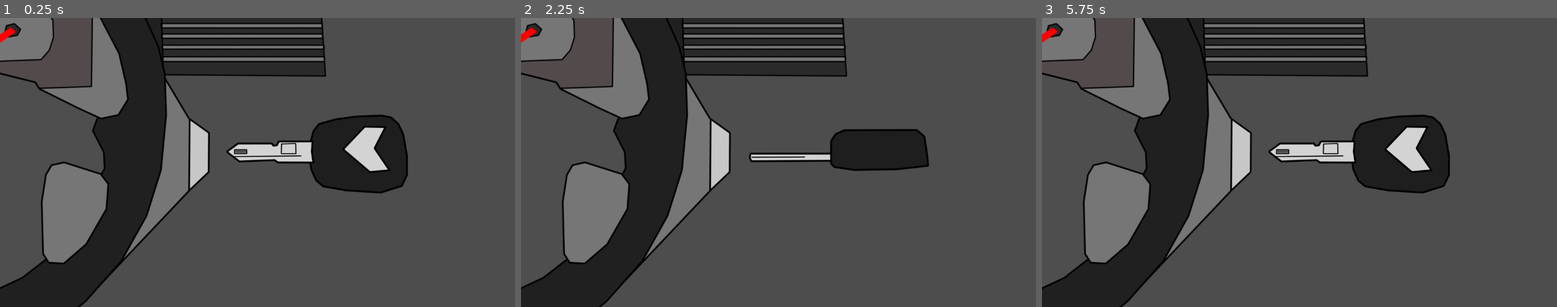
Above: before the commit, frames 1-3 (left to right).
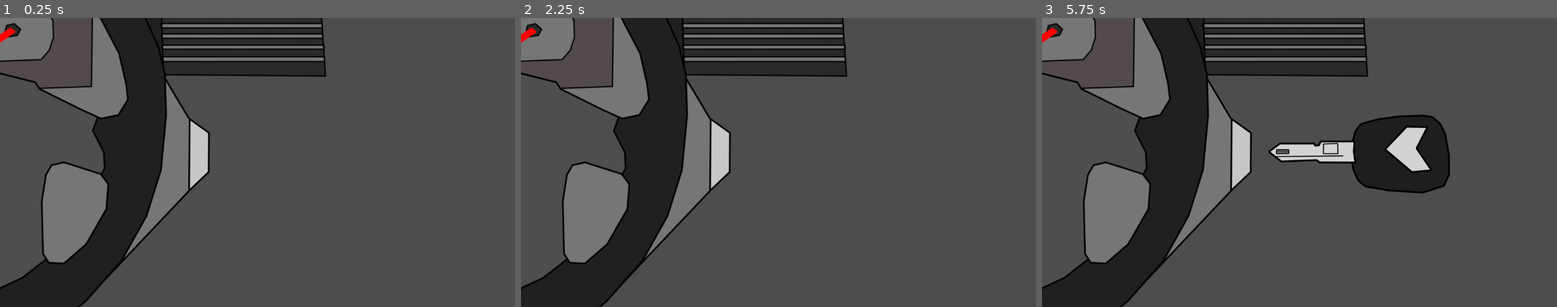
Above: after the commit, the same moments.

Repository: Sammouille/nodja
Game: Godot game, scene res://scripts_et_scenes/mini-jeux/demarrer_voiture/mj_demarrer_voiture.tscn
Same seed, same stepped clock (60 frames per second), same inputs: the game is played once before the commit and once after it. The project has no main scene, so this scene is started directly.
Inputs (mouse positions are in pixels of both pictures, inside the frame that each line leads up to):
- Up to frame 1 (0.25 s): no input
- Up to frame 2 (2.25 s): tap Enter at 0.5, 2 s; move the mouse to (891, 148) at 0.52 s; right-click (891, 148) at 0.6 s; click (891, 148) at 0.67 s; tap Space (saut) at 0.77, 1.25 s; drag from (675, 176) to (752, 220) at 1.27 s; move the mouse to (830, 98) at 2.02 s; right-click (830, 98) at 2.1 s; click (830, 98) at 2.17 s
- Up to frame 3 (5.75 s): tap Space (saut) at 2.75, 3.77, 5 s; drag from (1273, 220) to (1145, 119) at 2.77 s; tap Enter at 3.5 s; move the mouse to (1454, 205) at 3.52 s; hold A (gauche) 3.53-4.25 s; click (1454, 205) at 3.6 s; right-click (1454, 205) at 3.8 s; tap F1 (debug_1, bound only after the commit) at 4.15 s; drag from (1145, 119) to (1222, 90) at 4.27 s; move the mouse to (1325, 162) at 5.02 s; hold A (gauche) from 5.03 s (still down); right-click (1325, 162) at 5.1 s; click (1325, 162) at 5.17 s; tap F2 (debug_2, bound only after the commit) at 5.65 s

The runs differ from the first frame. In frame 1, 5.6% of the frame differs, in the area x 43-80%, y 33-61%; in frame 2, 3.1%; in frame 3, nothing differs.

Commit message:
MiniJeu Demarrage de voiture finalisé + commentaires

Diff:
--- a/project.godot
+++ b/project.godot
@@ -64,3 +64,13 @@
 "events": [Object(InputEventMouseButton,"resource_local_to_scene":false,"resource_name":"","device":-1,"window_id":0,"a …(253 unchanged characters)…
 ]
 }
+debug_1={
+"deadzone": 0.2,
+"events": [Object(InputEventKey,"resource_local_to_scene":false,"resource_name":"","device":-1,"window_id":0,"alt_pressed":false,"shift_pressed":false,"ctrl_pressed":false,"meta_pressed":false,"pressed":false,"keycode":0,"physical_keycode":0,"key_label":4194332,"unicode":0,"location":0,"echo":false,"script":null)
+]
+}
+debug_2={
+"deadzone": 0.2,
+"events": [Object(InputEventKey,"resource_local_to_scene":false,"resource_name":"","device":-1,"window_id":0,"alt_pressed":false,"shift_pressed":false,"ctrl_pressed":false,"meta_pressed":false,"pressed":false,"keycode":0,"physical_keycode":0,"key_label":4194333,"unicode":0,"location":0,"echo":false,"script":null)
+]
+}
--- a/scripts_et_scenes/mini-jeux/affiche/droite.gd
+++ b/scripts_et_scenes/mini-jeux/affiche/droite.gd
@@ -1,30 +1,43 @@
 extends TextureRect
 
+#Variable qui permet de savoir si la souris survole la partie droite de l'affiche.
 var is_mouse_in : bool = false
 
+#Position actuelle de la souris pendant le drag.
 var mouse_drag_pos : Vector2 = Vector2(0.0, 0.0)
 
+
 func _input(event: InputEvent) -> void:
+	#Vérifie l'input de drag.
 	if Input.is_action_just_pressed("clique_gauche"):
+		#Est-ce que la souris est sur l'affiche.
 		if is_mouse_in:
+			#Sauvegarde alors la position de la souris ce qui évite un décalage de position pour la suite.
 			mouse_drag_pos = get_viewport().get_mouse_position()
 			#print(mouse_drag_pos)
 
+	#Si la souris drag l'affiche et qu'elle bouge, alors l'affiche bouge aussi.
 	if is_mouse_in and Input.is_action_pressed("clique_gauche") and event is InputEventMouseMotion:
+		#Récup de la position de la souris sur l'écran.
 		var temp_current_mouse_pos = get_viewport().get_mouse_position()
+		#On calcule la différence de position entre celle actuelle et la dernière enregistrée.
 		var temp_x = ( abs(mouse_drag_pos.x) - abs(temp_current_mouse_pos.x) ) * (  abs(temp_current_mouse_pos.x) / temp_current_mouse_pos.x )
 		var temp_y = ( abs(mouse_drag_pos.y) - abs(temp_current_mouse_pos.y) ) * (  abs(temp_current_mouse_pos.y) / temp_current_mouse_pos.y )
+		#On enregistre l'actuelle.
 		mouse_drag_pos = temp_current_mouse_pos
 
+		#On déplace l'affiche.
 		position.x += temp_x *-1
 		position.y += temp_y *-1
 
 
+#Est appelé quand la souris survole l'affiche.
 func _on_mouse_entered() -> void:
 	#print("mouse in")
 	is_mouse_in = true
 
 
+#Est appelé quand la souris ne survole plus l'affiche.
 func _on_mouse_exited() -> void:
 	#print("mouse out")
 	is_mouse_in = false
--- a/scripts_et_scenes/mini-jeux/demarrer_voiture/cle.gd
+++ b/scripts_et_scenes/mini-jeux/demarrer_voiture/cle.gd
@@ -3,50 +3,80 @@
 @onready var png_cle = preload("res://ressource/mj_demarrer_voiture/cle_voiture.png")
 @onready var png_cle_tournee = preload("res://ressource/mj_demarrer_voiture/cle_voiture_tournee.png")
 
+#Timer qui permet de réinitialiser la position de la clé
 @onready var TimerCle = $TimerCle
 
+#Limites de position du drag de la clé. "PosPourTourner" étant aussi la position pour gagner le mini jeu.
 @export var PosPourTourner : Control
 @export var PosMax : Control
 
+#Variables qui permet de savoir facilement où est la souris.
 var is_mouse_in : bool = false
+var is_on_good_pos : bool = false
 
+#Position actuelle de la souris pendant le drag.
 var mouse_drag_pos : Vector2 = Vector2(0.0, 0.0)
+#Position de début de la clé.
 var original_pos : Vector2 = Vector2(0.0, 0.0)
 
 
 func _ready() -> void:
+	#Sauvegarde de la position de début de la clé.
 	original_pos = global_position
 
 
 func _input(event: InputEvent) -> void:
+	#Le clique_droit permet de tourner la clé. Si elle est bien positionnée et que le scotch est présent dans la scène, le mini jeu est gagné. Sinon, le timer pour réinitialisé la clé est lancé.
 	if Input.is_action_just_pressed("clique_droit"):
 		texture = png_cle_tournee
-		TimerCle.start()
+		if is_on_good_pos and get_parent().has_scotch:
+			print("voiture demarre")
+		else:
+			TimerCle.start()
 
+	#Vérifie l'input de drag.
 	if Input.is_action_just_pressed("clique_gauche"):
+		#Est-ce que la souris est sur la clé.
 		if is_mouse_in:
+			#Sauvegarde alors la position de la souris ce qui évite un décalage de position pour la suite.
 			mouse_drag_pos = get_viewport().get_mouse_position()
 			#print(mouse_drag_pos)
 
+	#Si la souris drag la clé et qu'elle bouge, alors la clé bouge aussi.
 	if is_mouse_in and Input.is_action_pressed("clique_gauche") and event is InputEventMouseMotion:
+		#Récup de la position de la souris sur l'écran.
 		var temp_current_mouse_pos = get_viewport().get_mouse_position()
+		#On calcule la différence de position entre celle actuelle et la dernière enregistrée.
 		var temp_x = ( abs(mouse_drag_pos.x) - abs(temp_current_mouse_pos.x) ) * (  abs(temp_current_mouse_pos.x) / temp_current_mouse_pos.x )
+		#On enregistre l'actuelle.
 		mouse_drag_pos = temp_current_mouse_pos
 
-		if position.x + temp_x *-1 > PosPourTourner.global_position.x and position.x + temp_x *-1 < PosMax.global_position.x:
+		#Si la clé n'a pas atteint les limites de positionnement, alors elle peut encore bouger.
+		if position.x + temp_x *-1 > PosPourTourner.position.x and position.x + temp_x *-1 < PosMax.position.x:
 			position.x += temp_x *-1
+			#Si la clé est sur la bonne position ou pas, on l'enregistre. Marge de 20 unités.
+			if position.x <= PosPourTourner.position.x + 20:
+				if !is_on_good_pos:
+					is_on_good_pos = true
+			else:
+				if is_on_good_pos:
+					is_on_good_pos = false
 
 
+#Est appelé quand la souris survole la clé.
 func _on_mouse_entered() -> void:
 	#print("mouse in")
 	is_mouse_in = true
 
 
+#Est appelé quand la souris ne survole plus la clé.
 func _on_mouse_exited() -> void:
 	#print("mouse out")
 	is_mouse_in = false
 
 
+#Est appelé à la fin du timer de réinitialisation.
 func _on_timer_cle_timeout() -> void:
 	texture = png_cle
 	global_position = original_pos
+	is_on_good_pos = false
--- /dev/null
+++ b/scripts_et_scenes/mini-jeux/demarrer_voiture/mj_demarrer_voiture.gd
@@ -0,0 +1,40 @@
+extends Control
+
+@export var has_scotch : bool = false
+@export var has_key : bool = true
+
+@onready var Scotch = $Scotch
+@onready var Cle = $Cle
+
+
+func _ready() -> void:
+	if has_scotch:
+		Scotch.visible = true
+	else:
+		Scotch.visible = false
+
+	if has_key:
+		Cle.visible = true
+	else:
+		Cle.visible = false
+
+
+func _input(event: InputEvent) -> void:
+	#touche de debug (F1 F2) pour ajouter les éléments comme si ils venaient de l'inventaire
+	#Le scotch n'est ajouté que si la clé est bien positionnée.
+	if Input.is_action_just_pressed("debug_1") and Cle.is_on_good_pos:
+		put_scotch()
+	if Input.is_action_just_pressed("debug_2"):
+		put_key()
+
+
+#ajoute le scotch à la scène
+func put_scotch() -> void:
+	has_scotch = true
+	Scotch.visible = true
+
+
+#ajoute les clés à la scène
+func put_key() -> void:
+	has_key = true
+	Cle.visible = true
--- a/scripts_et_scenes/mini-jeux/demarrer_voiture/mj_demarrer_voiture.tscn
+++ b/scripts_et_scenes/mini-jeux/demarrer_voiture/mj_demarrer_voiture.tscn
@@ -1,6 +1,7 @@
 [gd_scene format=3 uid="uid://cksqulq2tmghd"]
 
 [ext_resource type="Texture2D" uid="uid://ce0nwxm2r7mcn" path="res://ressource/mj_demarrer_voiture/cle_voiture.png" id="1_d1fk5"]
+[ext_resource type="Script" uid="uid://cpcd7o44vn77a" path="res://scripts_et_scenes/mini-jeux/demarrer_voiture/mj_demarrer_voiture.gd" id="1_vdvoi"]
 [ext_resource type="Texture2D" uid="uid://bcttvrn2sowgs" path="res://ressource/mj_demarrer_voiture/volant_serrure.png" id="2_yicsp"]
 [ext_resource type="Texture2D" uid="uid://brutclvbac64d" path="res://ressource/mj_demarrer_voiture/scotch.png" id="3_vdvoi"]
 [ext_resource type="Script" uid="uid://7wyw2v8scrg6" path="res://scripts_et_scenes/mini-jeux/demarrer_voiture/cle.gd" id="3_yicsp"]
@@ -12,17 +13,8 @@
 anchor_bottom = 1.0
 grow_horizontal = 2
 grow_vertical = 2
-
-[node name="VolantSerrure" type="TextureRect" parent="." unique_id=1488782941]
-layout_mode = 1
-anchors_preset = 15
-anchor_right = 1.0
-anchor_bottom = 1.0
-grow_horizontal = 2
-grow_vertical = 2
-texture = ExtResource("2_yicsp")
-expand_mode = 2
-metadata/_edit_lock_ = true
+script = ExtResource("1_vdvoi")
+has_key = false
 
 [node name="PosPourTourner" type="Control" parent="." unique_id=1142383083]
 anchors_preset = 0
@@ -53,6 +45,18 @@
 wait_time = 0.2
 one_shot = true
 
+[node name="VolantSerrure" type="TextureRect" parent="." unique_id=1488782941]
+layout_mode = 1
+anchors_preset = 15
+anchor_right = 1.0
+anchor_bottom = 1.0
+grow_horizontal = 2
+grow_vertical = 2
+mouse_filter = 2
+texture = ExtResource("2_yicsp")
+expand_mode = 2
+metadata/_edit_lock_ = true
+
 [node name="Scotch" type="TextureRect" parent="." unique_id=2128218286]
 visible = false
 layout_mode = 1
@@ -61,8 +65,10 @@
 anchor_bottom = 1.0
 grow_horizontal = 2
 grow_vertical = 2
+mouse_filter = 2
 texture = ExtResource("3_vdvoi")
 expand_mode = 2
+metadata/_edit_lock_ = true
 
 [connection signal="mouse_entered" from="Cle" to="Cle" method="_on_mouse_entered"]
 [connection signal="mouse_exited" from="Cle" to="Cle" method="_on_mouse_exited"]
Not shown, added: scripts_et_scenes/mini-jeux/demarrer_voiture/mj_demarrer_voiture.gd.uid
